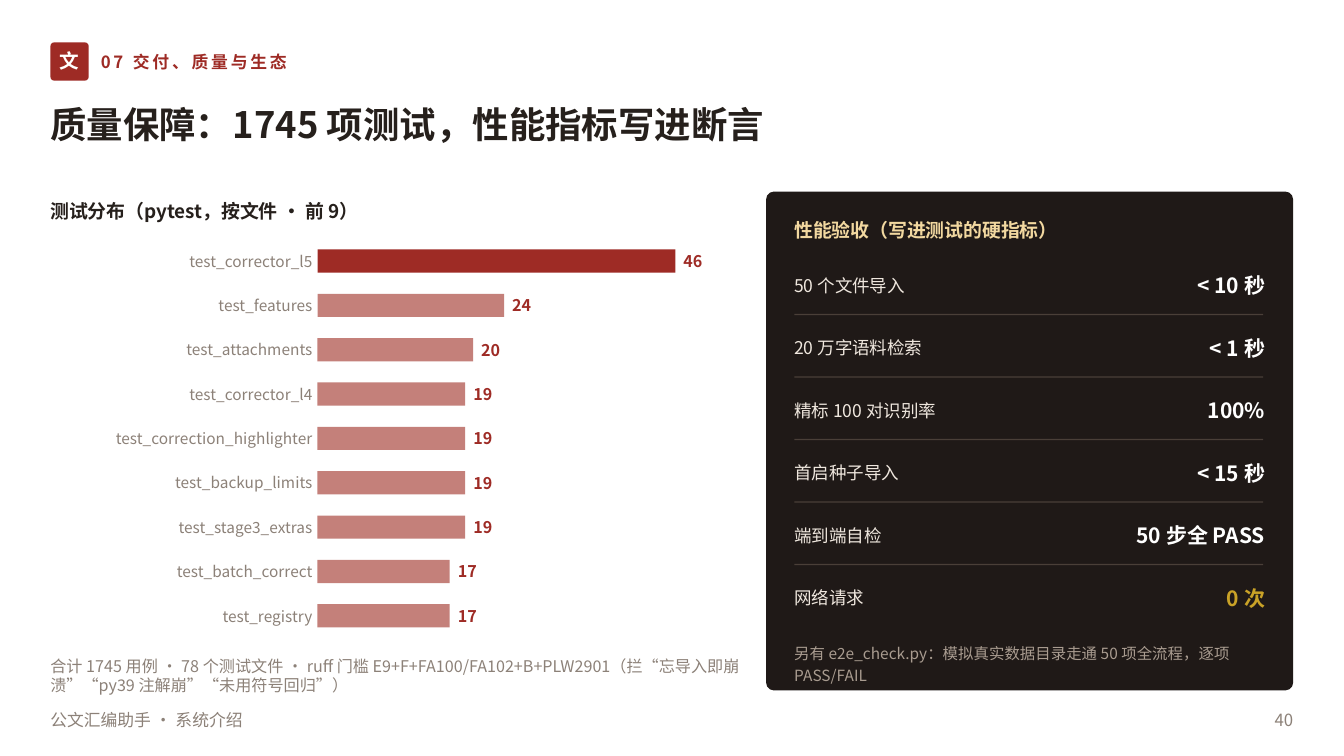
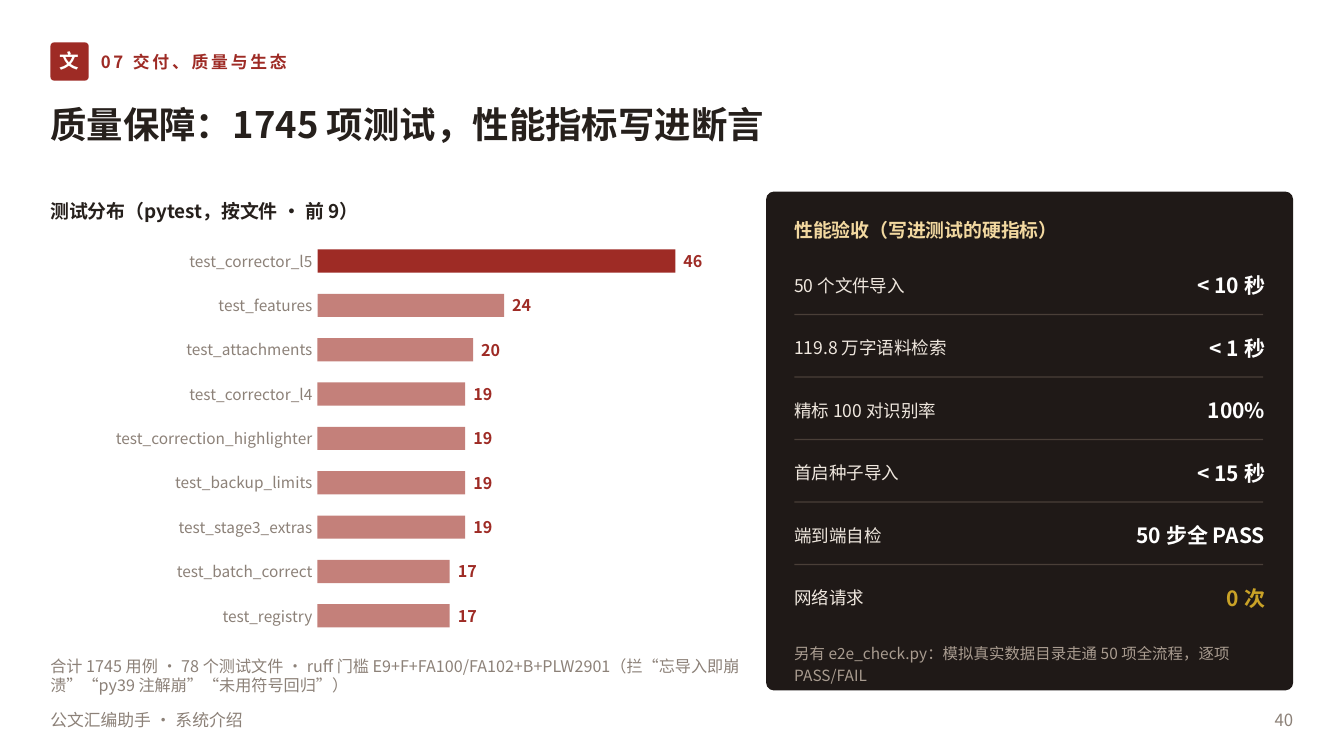
Before and after one commit to lzh745200/gwtool, a slide deck: slide 40 of doc/公文汇编助手-系统介绍.pptx. Drawn at 1344x756 pixels with LibreOffice and Linux fonts; fonts in the diff are those of the drawing. Boxes give left, top, right and bottom in pixels: in the first picture for what was removed or moved away, otherwise in the second. Text is boxed around its words. In the diff, an @@ line names an element or a change of style, - is before the commit and + after.

```diff
--- a/doc/公文汇编助手-系统介绍.pptx
+++ b/doc/公文汇编助手-系统介绍.pptx
@@ text at bbox=[794, 339, 947, 356]: text changed @@
-20 万字语料检索
+119.8 万字语料检索
```
Also in this commit, not shown: 8 other slides changed, 3 slides added, 2 slides removed, 36 other files.
